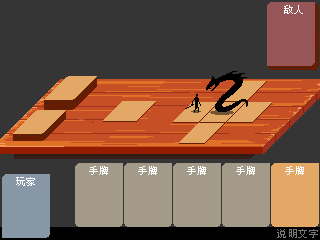
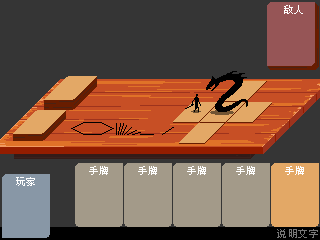
Revision of a layered w=320, h=240 image; what changed, layer by layer:
painted on "图层 1 拷贝 3" over [71,101,174,135]
